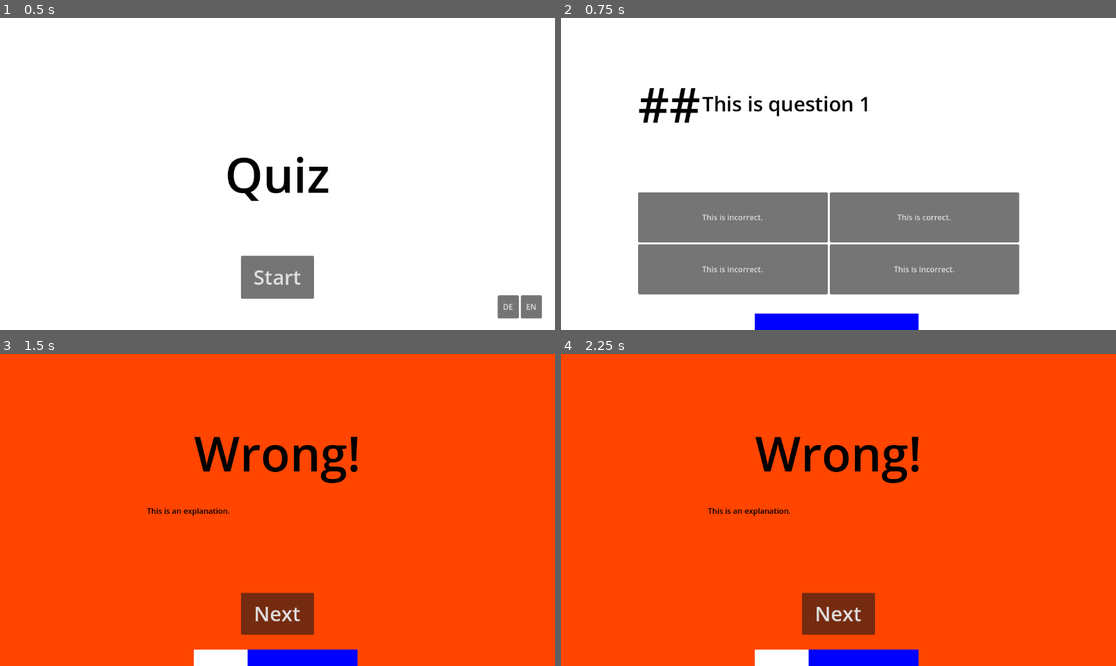
Above: before the commit, frames 1-4 (two rows, left to right).
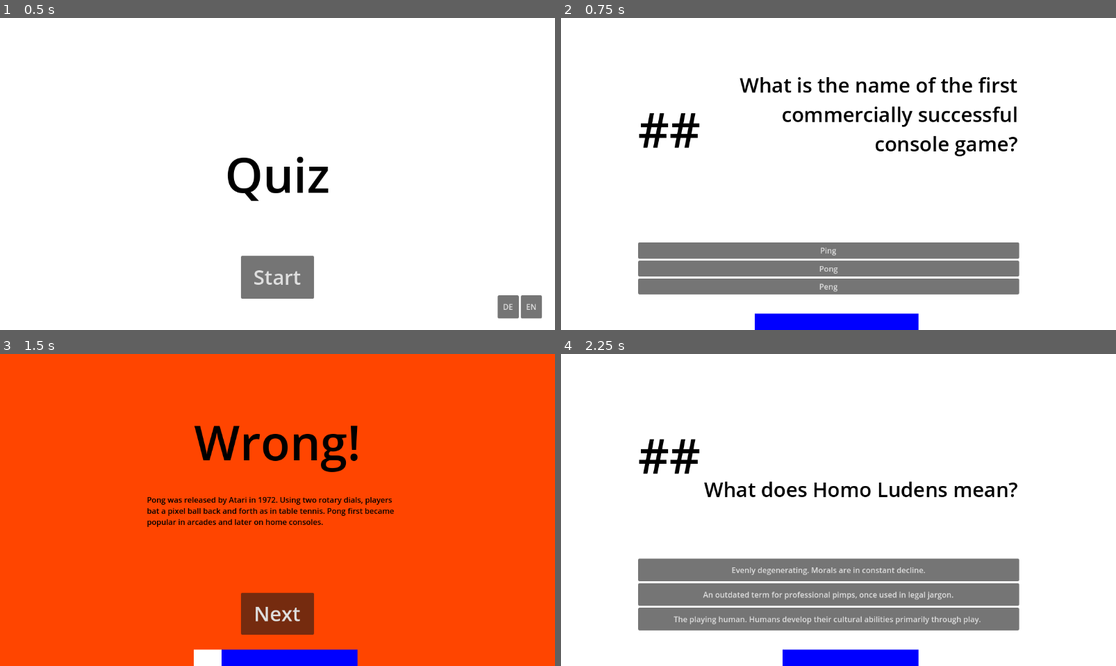
Above: after the commit, the same moments.

Repository: KonigJakob/CSM_Quiz
Game: Godot game, scene res://scenes/main.tscn
Two runs of this game, one before a commit and one after it. Both use one fixed random seed, a clock stepped at 60 frames per second and the inputs below.
Inputs:
- Up to frame 1 (0.5 s): no input
- Up to frame 2 (0.75 s): click "Start" at 0.5 s
- Up to frame 3 (1.5 s): click "This is incorrect." (after the commit: "Ping") at 1.25 s
- Up to frame 4 (2.25 s): click "This is correct." (after the commit: "Pong") at 2 s

Frame 1 is identical in both runs. In frame 2, 17% of the frame differs, in the area x 13-83%, y 18-89%; in frame 3, 3.3%; in frame 4, 99%, in the area x 0-100%, y 0-100%.

Commit message:
add questions and french translation

Diff:
--- a/csm_quiz/assets/translations.csv
+++ b/csm_quiz/assets/translations.csv
@@ -1,24 +1,87 @@
-keys,en,de
-TITLE,"Quiz","Quiz"
-START,"Start","Anfangen"
-CORRETCT,"Correct!","Richtig!"
-INCORRECT,"Wrong!","Falsch!"
-NEXT,"Next","Nächste"
-QUESTION1,"This is question 1","Das ist Frage 1"
-QUESTION1_A,"This is incorrect.","Das ist falsch."
-QUESTION1_B,"This is correct.","Das ist richtig."
-QUESTION1_C,"This is incorrect.","Das ist falsch."
-QUESTION1_D,"This is incorrect.","Das ist falsch."
-QUESTION1_E,"This is an explanation.","Das ist eine Erklärung."
-QUESTION2,"This is question 2","Das ist Frage 2"
-QUESTION2_A,"This is incorrect.","Das ist falsch."
-QUESTION2_B,"This is incorrect.","Das ist falsch."
-QUESTION2_C,"This is correct.","Das ist richtig."
-QUESTION2_D,"This is incorrect.","Das ist falsch."
-QUESTION2_E,"This is an explanation.","Das ist eine Erklärung."
-QUESTION3,"This is question 3","Das ist Frage 3"
-QUESTION3_A,"This is correct.","Das ist richtig."
-QUESTION3_B,"This is incorrect.","Das ist falsch."
-QUESTION3_C,"This is incorrect.","Das ist falsch."
-QUESTION3_D,"This is incorrect.","Das ist falsch."
-QUESTION3_E,"This is an explanation.","Das ist eine Erklärung."
+"keys","en","de","fr"
+"TITLE","Quiz","Quiz","Quiz"
+"START","Start","Anfangen",""
+"CORRETCT","Correct!","Richtig!",""
+"INCORRECT","Wrong!","Falsch!",""
+"NEXT","Next","Nächste",""
+"QUESTION1","What is the name of the first commercially successful console game?
+","Wie heißt das erste kommerziell erfolgreiche Konsolenspiel?","Comment s’appelle le premier jeu de console commercialement réussi ?"
+"QUESTION1_A","Ping","Ping","Ping"
+"QUESTION1_B","Pong","Pong","Pong"
+"QUESTION1_C","Peng","Peng","Peng"
+"QUESTION1_D","This is incorrect.","Das ist falsch.",""
+"QUESTION1_E","Pong was released by Atari in 1972. Using two rotary dials, players bat a pixel ball back and forth as in table tennis. Pong first became popular in arcades and later on home consoles.","Pong wurde 1972 von Atari veröffentlicht. Über zwei Drehregler wird ein Pixel-Ball wie beim Tischtennis hin- und hergeschlagen. Pong wurde zunächst in Spielhallen, dann auf Heimkonsolen populär.","Pong est sorti en 1972 chez Atari. À l’aide de deux molettes, les joueurs renvoient une balle pixelisée comme au tennis de table. Pong a d’abord connu le succès dans les salles d’arcade, puis sur les consoles de salon."
+"QUESTION2","What does Homo Ludens mean?","Was bedeutet Homo Ludens?","Que signifie Homo Ludens ?
+"
+"QUESTION2_A","Evenly degenerating. Morals are in constant decline.
+","Gleichmäßig verlotternd. Die Sitten befinden sich in stetem Verfall.","Se dégrader uniformément. Les mœurs sont en déclin constant."
+"QUESTION2_B","An outdated term for professional pimps, once used in legal jargon.
+","Veraltet für hauptberufliche  Zuhälter. Gebräuchlich im juristischen Wortschatz.","Terme désuet désignant des proxénètes professionnels, autrefois utilisé dans le jargon juridique.
+"
+"QUESTION2_C","The playing human. Humans develop their cultural abilities primarily through play. ","Der Spielende Mensch. Menschen entwickeln ihre kulturellen Fähigkeiten primär durch das Spiel.","L’être humain joueur. Les humains développent leurs capacités culturelles principalement par le jeu."
+"QUESTION2_D","This is incorrect.","Das ist falsch.",""
+"QUESTION2_E","The cultural historian Johan Huizinga coined the term. It contrasts with Homo Faber, which typifies humans as “working, craft-making”.","Der Kulturhistoriker Johan Huizinga prägt den Begriff. Er steht im Gegensatz zum Begriff des „Homo Faber“, der den Menschen als „arbeitend, handwerklich tätig“ typisiert.","L’historien de la culture Johan Huizinga a forgé ce terme. Il s’oppose à celui de « Homo Faber », qui typifie l’être humain comme « travaillant, façonnant »."
+"QUESTION3","What does the title “We’re Building Ourselves a Nuclear Power Plant” refer to?
+","Worauf bezieht sich der Titel Wir bauen uns ein Atomkraftwerk?","À quoi fait référence le titre « Nous construisons une centrale nucléaire » ?
+"
+"QUESTION3_A","To a board game from Loriot’s Christmas with the Hoppenstedts.","Auf ein Brettspiel aus Loriots Weihnachten bei den Hoppenstedts.","À un jeu de société tiré du sketch de Loriot « Noël chez les Hoppenstedt »."
+"QUESTION3_B","To the slogan of the first Five-Year Plan of the GDR.
+","Auf die Losung des ersten Fünfjahrplans der DDR.","Au slogan du premier plan quinquennal de la RDA.
+"
+"QUESTION3_C","To the scandal-ridden opera by Hans Werner Henze.
+","Auf die skandalumwitterte Oper von Hans Werner Henze.","À l’opéra scandaleux de Hans Werner Henze.
+"
+"QUESTION3_D","This is incorrect.","Das ist falsch.",""
+"QUESTION3_E","In the 1978 Christmas classic, the child Dicki receives a “nuclear kit” as a present. The play-reactor accident blasts a hole through the family’s floor.","Im Weihnachtsklassiker von 1978 bekommt das Kind Dicki ein Atom-Spiel geschenkt. Der spielerische Reaktorunfall reißt ein Loch in den Fußboden des Familie.","Dans ce classique de 1978, l’enfant Dicki reçoit un kit nucléaire comme cadeau. L’accident de réacteur ludique perce un trou dans le plancher familial."
+"QUESTION4","Which video game and its creator did the American music magazine Rolling Stone report on in 1972?
+","Über welches Videospiel und dessen Entwickler berichtete das amerikanische Musikmagazin Rolling Stone 1972?","Sur quel jeu vidéo et son créateur le magazine musical américain Rolling Stone a-t-il fait un reportage en 1972 ?
+"
+"QUESTION4_A","Pacman","Pacman","Pacman"
+"QUESTION4_B","Pong","Pong","Pong"
+"QUESTION4_C","Spacewar!","Spacewar!","Spacewar!"
+"QUESTION4_D","Incorrect","Falsch",""
+"QUESTION4_E","The reporter takes readers into the late-night Stanford AI Lab, where gamers play Spacewar! while enjoying free beer. The magazine portrays the “computer-bums” scene as a harbinger of an exciting near future and anticipates phenomena such as e-sports and hacker culture.","Der Reporter führt die Leser:innen in das nächtliche Stanford-AI-Labor, wo Gamer:innen Spacewar spielen und dabei kostenloses Bier genießen. Das Magazin porträtiert die „Computer-Nerds“-Szene als Vorboten einer nahen, aufregenden Zukunft, und nimmt Phänomene wie E-Sport und Hacker-Szene vorweg.","Le journaliste entraîne ses lecteurs dans le laboratoire d’IA de Stanford en pleine nuit, où l’on joue à Spacewar! tout en buvant de la bière gratuite. Le magazine décrit la scène des « computer bums » comme l’annonciatrice d’un avenir proche et passionnant, anticipant des phénomènes tels que l’e-sport et la culture hacker."
+"QUESTION5","Which video game about the inner-German border provoked heavy criticism in 2010?","Welches Videospiel über die deutsch-deutsche Grenze zog im Jahr 2010 heftige Kritik auf sich?","Quel jeu vidéo traitant de la frontière inter-allemande a suscité de vives critiques en 2010 ?"
+"QUESTION5_A","1378 (km)","1378 (km)","1378 (km)"
+"QUESTION5_B","Die Mauer","Die Mauer","DIe Mauer"
+"QUESTION5_C","BRDDR","BRDDR","BRDDR"
+"QUESTION5_D","This is incorrect.","Das ist falsch.",""
+"QUESTION5_E","Created in 2010 as an art project, this first-person shooter reconstructs the 1,378-kilometre inner-German border. Players can assume the role of GDR border guards or would-be defectors. The game sparked massive criticism, tabloid headlines, and criminal complaints.","Das Ego-Shooter Spiel entstand 2010 als Kunst-Arbeit. Es stellt die 1378 Kilometer lange innerdeutsche Grenze nach. Die Spielenden können die Rolle von DDR-Grenzsoldaten als auch von Republikflüchtlingen einnehmen. Das Spiel löste massive Kritik, Schlagzeilen in Boulevardmedien und Strafanzeigen aus.","Conçu en 2010 comme projet artistique, ce jeu de tir à la première personne reconstitue les 1 378 kilomètres de la frontière inter-allemande. Les joueurs peuvent incarner des gardes-frontières de la RDA ou des candidats à la fuite. Le jeu a déclenché de vives polémiques, la une des tabloïds et des plaintes pénales."
+"QUESTION6","In the 2006 video game DEFCON, players simulate global thermonuclear war and the side with the fewest casualties “wins.” What does the abbreviation DEFCON stand for?
+","Im Videospiel DEFCON aus dem Jahr 2006 wird ein globaler thermonuklearer Krieg simuliert. Die Seite mit den wenigsten Toten „gewinnt”. Wofür steht die Abkürzung DEFCON?","Dans le jeu vidéo DEFCON de 2006, une guerre thermonucléaire mondiale est simulée ; le camp qui compte le moins de morts « gagne ». Que signifie l’abréviation DEFCON ?
+"
+"QUESTION6_A","Defense Readiness Condition","Defense Readiness Condition","Defense Readiness Condition"
+"QUESTION6_B","Definition of Conflict","Definition of Conflict","Definition of Conflict"
+"QUESTION6_C","Defeat Condition","Defeat Condition","Defeat Condition"
+"QUESTION6_D","This is incorrect.","Das ist falsch.",""
+"QUESTION6_E","This is an explanation.","Verteidigungsbereitschaftszustand. Er beschreibt den Alarmzustand der Streitkräfte der USA. Während der Kuba-Krise wurde DEFCON 2 „Vorstufe zum Nuklearkrieg“, die bis heute höchste Alarmstufe, ausgerufen.","Niveau d’état de préparation des forces armées des États-Unis. Pendant la crise de Cuba, le DEFCON 2 — « prélude à la guerre nucléaire », le niveau le plus élevé jamais atteint — fut déclaré."
+"QUESTION7","This is question 7","Das ist Frage 7",""
+"QUESTION7_A","This is correct.","Das ist richtig.",""
+"QUESTION7_B","This is incorrect.","Das ist falsch.",""
+"QUESTION7_C","This is incorrect.","Das ist falsch.",""
+"QUESTION7_D","This is incorrect.","Das ist falsch.",""
+"QUESTION7_E","This is an explanation.","Das ist eine Erklärung.",""
+"QUESTION8","This is question 8","Das ist Frage 8",""
+"QUESTION8_A","This is correct.","Das ist richtig.",""
+"QUESTION8_B","This is incorrect.","Das ist falsch.",""
+"QUESTION8_C","This is incorrect.","Das ist falsch.",""
+"QUESTION8_D","This is incorrect.","Das ist falsch.",""
+"QUESTION8_E","This is an explanation.","Das ist eine Erklärung.",""
+"QUESTION9","This is question 9","Das ist Frage 9",""
+"QUESTION9_A","This is correct.","Das ist richtig.",""
+"QUESTION9_B","This is incorrect.","Das ist falsch.",""
+"QUESTION9_C","This is incorrect.","Das ist falsch.",""
+"QUESTION9_D","This is incorrect.","Das ist falsch.",""
+"QUESTION9_E","This is an explanation.","Das ist eine Erklärung.",""
+"QUESTION10","This is question 10","Das ist Frage 10",""
+"QUESTION10_A","This is correct.","Das ist richtig.",""
+"QUESTION10_B","This is incorrect.","Das ist falsch.",""
+"QUESTION10_C","This is incorrect.","Das ist falsch.",""
+"QUESTION10_D","This is incorrect.","Das ist falsch.",""
+"QUESTION10_E","This is an explanation.","Das ist eine Erklärung.",""
+"QUESTION11","This is question 11","Das ist Frage 11",""
+"QUESTION11_A","This is correct.","Das ist richtig.",""
+"QUESTION11_B","This is incorrect.","Das ist falsch.",""
+"QUESTION11_C","This is incorrect.","Das ist falsch.",""
+"QUESTION11_D","This is incorrect.","Das ist falsch.",""
+"QUESTION11_E","This is an explanation.","Das ist eine Erklärung.",""
--- a/csm_quiz/questions.json
+++ b/csm_quiz/questions.json
@@ -25,5 +25,32 @@
         "answer d": "QUESTION3_D",
         "correct answer": 0,
         "expanded answer": "QUESTION3_E"
+        },
+    "question 4": {
+        "question": "QUESTION4",
+		"answer a": "QUESTION4_A",
+        "answer b": "QUESTION4_B",
+        "answer c": "QUESTION4_C",
+        "answer d": "QUESTION4_D",
+        "correct answer": 2,
+        "expanded answer": "QUESTION4_E"
+        },
+    "question 5": {
+        "question": "QUESTION5",
+		"answer a": "QUESTION5_A",
+        "answer b": "QUESTION5_B",
+        "answer c": "QUESTION5_C",
+        "answer d": "QUESTION5_D",
+        "correct answer": 0,
+        "expanded answer": "QUESTION5_E"
+        },
+    "question 6": {
+        "question": "QUESTION6",
+		"answer a": "QUESTION6_A",
+        "answer b": "QUESTION6_B",
+        "answer c": "QUESTION6_C",
+        "answer d": "QUESTION6_D",
+        "correct answer": 0,
+        "expanded answer": "QUESTION6_E"
         }
 }
--- a/csm_quiz/scenes/question_screen.tscn
+++ b/csm_quiz/scenes/question_screen.tscn
@@ -44,11 +44,14 @@
 
 [node name="Question" type="Label" parent="ColorRect/VBoxContainer/HBoxContainer2"]
 modulate = Color(0, 0, 0, 1)
+custom_minimum_size = Vector2(655, 200)
 layout_mode = 2
+size_flags_horizontal = 0
 theme_override_font_sizes/font_size = 42
 text = "This is a question?"
 horizontal_alignment = 2
 vertical_alignment = 2
+autowrap_mode = 3
 
 [node name="Panel" type="Panel" parent="ColorRect/VBoxContainer"]
 modulate = Color(1, 1, 1, 0)
@@ -63,27 +66,30 @@
 [node name="Answers_GridContainer" type="GridContainer" parent="ColorRect/VBoxContainer/HBoxContainer"]
 layout_mode = 2
 size_flags_horizontal = 3
-columns = 2
 
 [node name="ButtonA" type="Button" parent="ColorRect/VBoxContainer/HBoxContainer/Answers_GridContainer"]
 layout_mode = 2
 size_flags_horizontal = 3
 size_flags_vertical = 3
 text = "Answer A"
+autowrap_mode = 3
 
 [node name="ButtonB" type="Button" parent="ColorRect/VBoxContainer/HBoxContainer/Answers_GridContainer"]
 layout_mode = 2
 size_flags_horizontal = 3
 size_flags_vertical = 3
 text = "Answer B"
+autowrap_mode = 3
 
 [node name="ButtonC" type="Button" parent="ColorRect/VBoxContainer/HBoxContainer/Answers_GridContainer"]
 layout_mode = 2
 size_flags_horizontal = 3
 size_flags_vertical = 3
 text = "Answer C"
+autowrap_mode = 3
 
 [node name="ButtonD" type="Button" parent="ColorRect/VBoxContainer/HBoxContainer/Answers_GridContainer"]
+visible = false
 layout_mode = 2
 size_flags_horizontal = 3
 size_flags_vertical = 3
Not shown, changed: csm_quiz/assets/translations.csv.import
Binary file changed: csm_quiz/assets/translations.de.translation
Binary file changed: csm_quiz/assets/translations.en.translation
Binary file added: csm_quiz/assets/translations.fr.translation
Not shown, changed: .DS_Store
